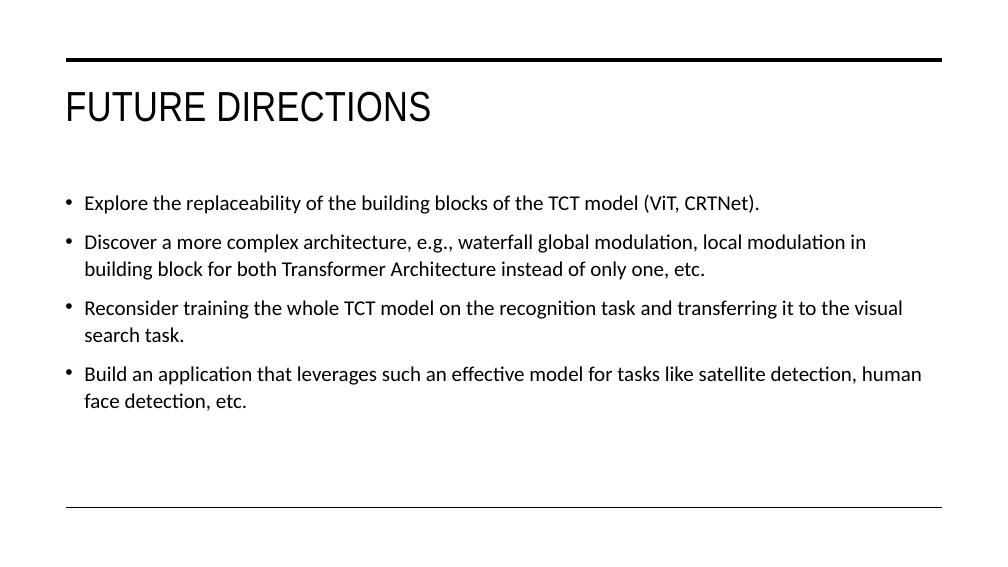
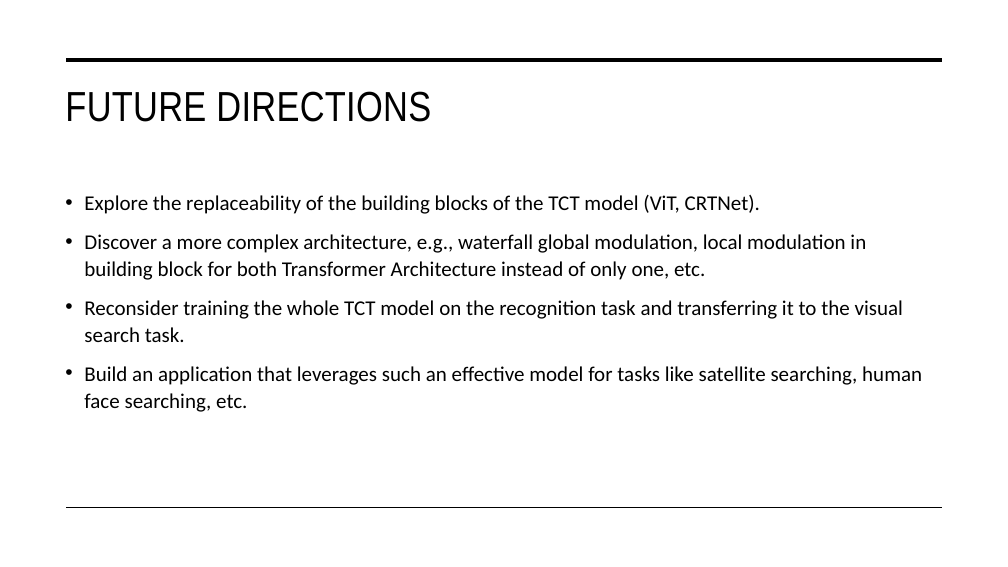
Before and after one commit to tuanisworkingonsomeprojects/TCT-visual-search, a slide deck: slide 51 of Presentation/FYP_NguyenTuan_Presentation.pptx. Drawn at 1008x567 pixels with LibreOffice and Linux fonts; fonts in the diff are those of the drawing. Boxes give left, top, right and bottom in pixels: in the first picture for what was removed or moved away, otherwise in the second. Text is boxed around its words. In the diff, an @@ line names an element or a change of style, - is before the commit and + after.

Commit message:
update slides

```diff
--- a/Presentation/FYP_NguyenTuan_Presentation.pptx
+++ b/Presentation/FYP_NguyenTuan_Presentation.pptx
@@ text at [84, 366, 922, 412]: text changed @@
-• Build an application that leverages such an effective model for tasks like satellite detection, human face detection, etc.
+• Build an application that leverages such an effective model for tasks like satellite searching, human face searching, etc.
```
Also in this commit, not shown: 1 other slide changed, 1 other file.
